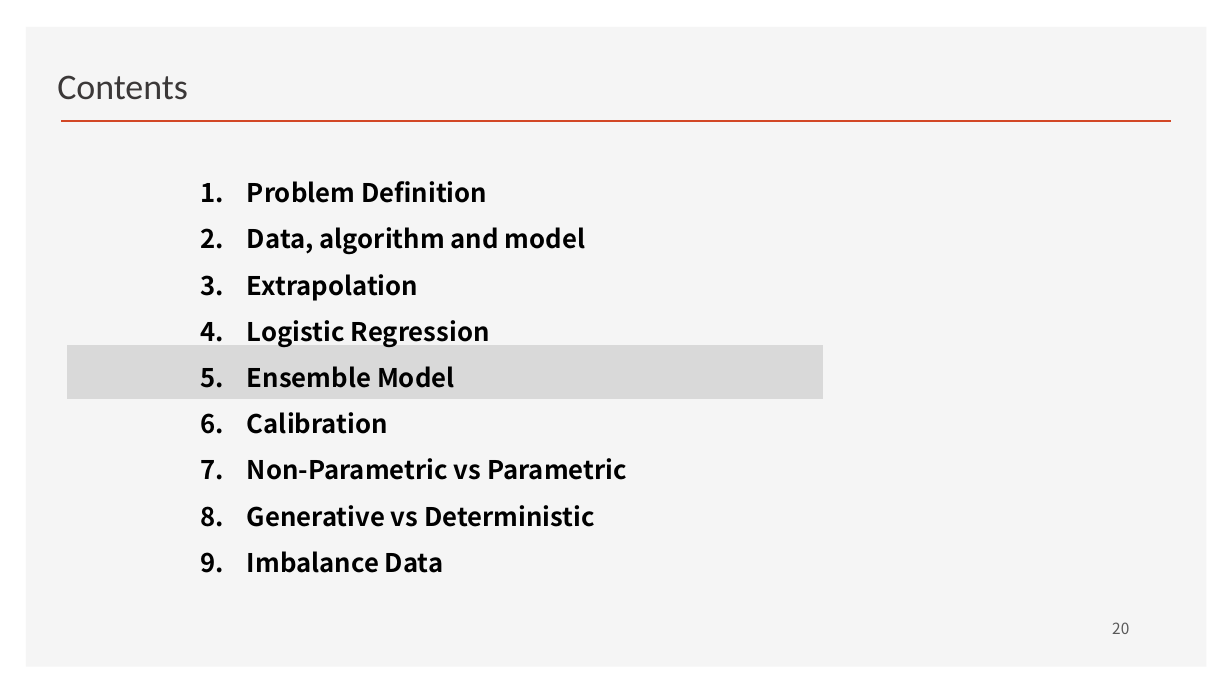
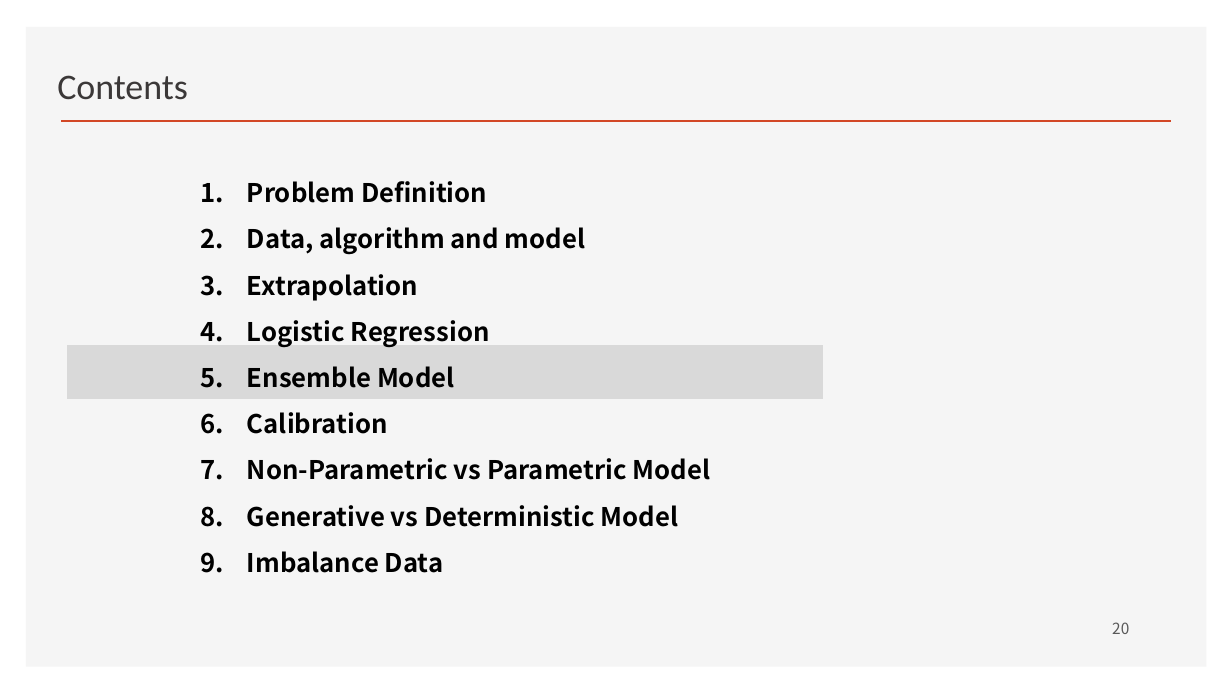
Before and after one commit to ancestor9/2026_Fall_Deep-Learning-with-Python, a slide deck: slide 20 of ML/ML_DL Algorithms.pptx. Drawn at 1232x693 pixels with LibreOffice and Linux fonts; fonts in the diff are those of the drawing; background and template pictures are left out. Boxes give left, top, right and bottom in pixels: in the first picture for what was removed or moved away, otherwise in the second. Text is boxed around its words. In the diff, an @@ line names an element or a change of style, - is before the commit and + after.

```diff
--- a/ML/ML_DL Algorithms.pptx
+++ b/ML/ML_DL Algorithms.pptx
@@ text at [247,458,711,527]: text changed @@
-7. Non-Parametric vs Parametric
-8. Generative vs Deterministic
+7. Non-Parametric vs Parametric Model
+8. Generative vs Deterministic Model
```
Also in this commit, not shown: 1 other slide changed.
